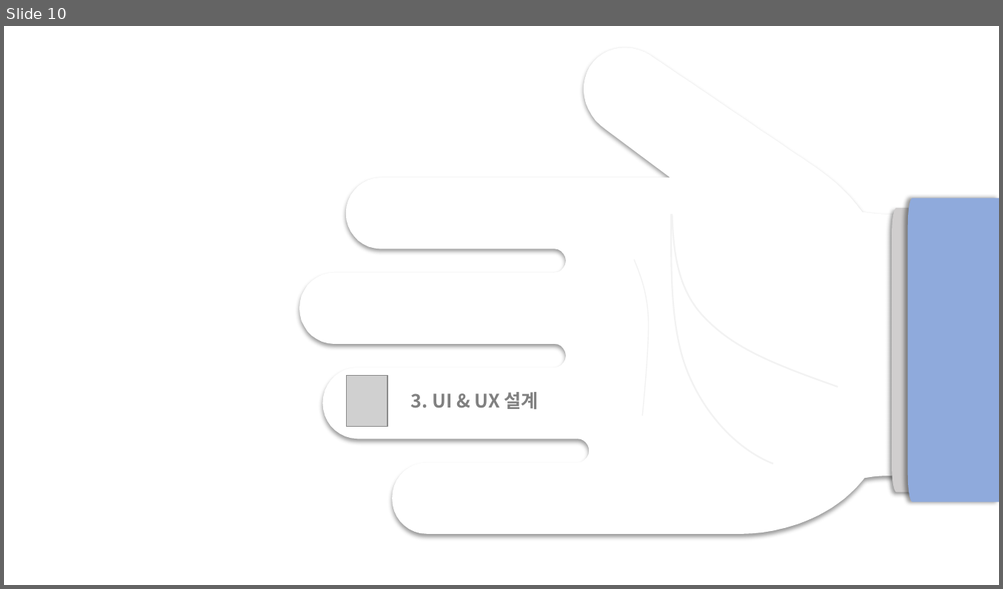
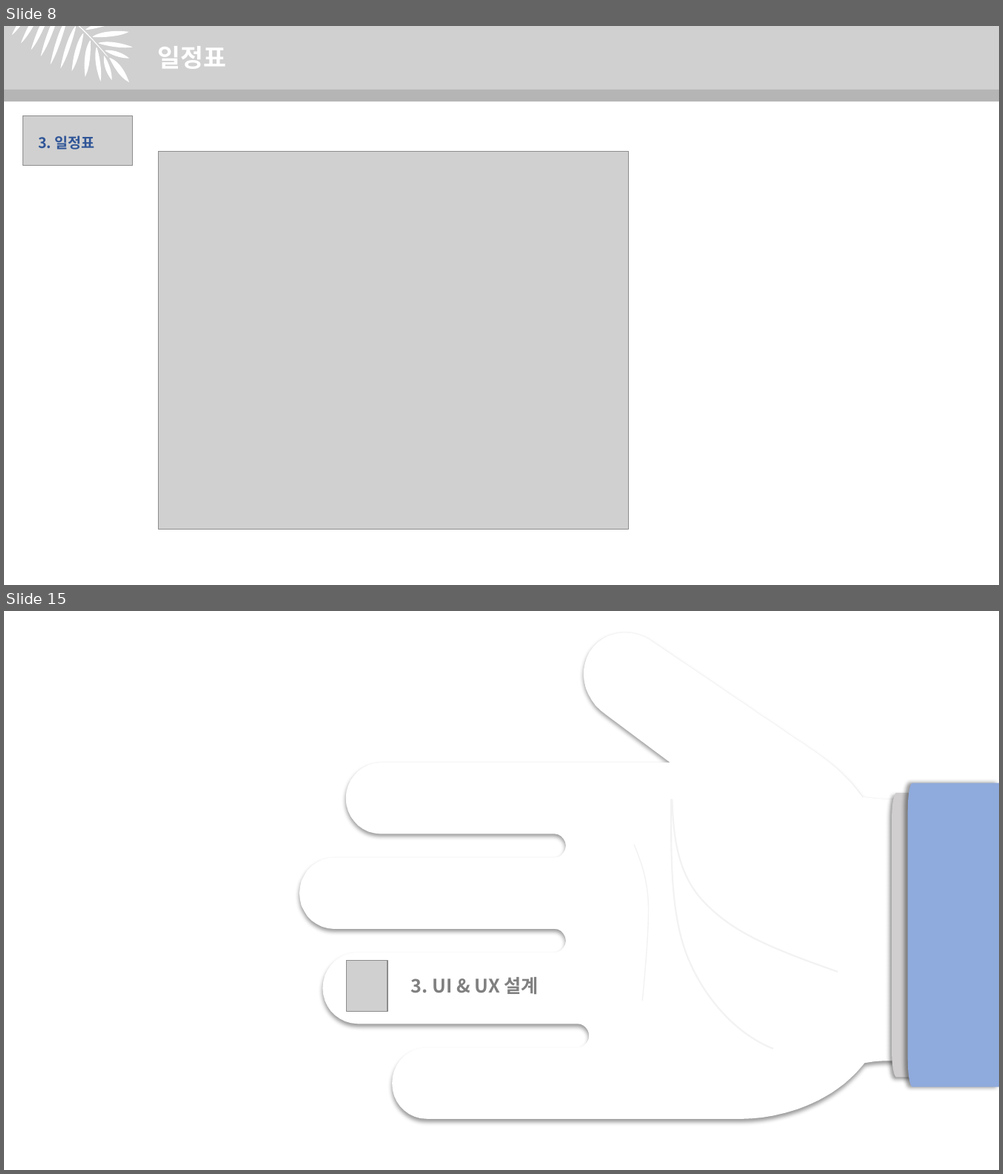
Before and after one commit to juhyeonjong2/EzenCompany, a slide deck: Documents/8. 발표/1. 중간발표/중간발표.pptx. Shown one above the other, each under a label of ours: slide 10 before the commit, slides 8 and 15 after it; the slides between them are not shown. The pictures are 1003x589 and 1003x1174 pixels, drawn with LibreOffice and Linux fonts; fonts in the diff are those of the drawing; grey boxes stand for pictures. Boxes give left, top, right and bottom in pixels: in the first picture for what was removed or moved away, otherwise in the second. Text is boxed around its words. In the diff, an @@ line names an element or a change of style, - is before the commit and + after.

```diff
--- a/Documents/8. 발표/1. 중간발표/중간발표.pptx
+++ b/Documents/8. 발표/1. 중간발표/중간발표.pptx
@@ slide 8 added at <box>4,26,999,585</box>, background #FFFFFF @@
@@ rectangle added at <box>4,27,999,101</box>, fill #84EBFC @@
@@ picture added at <box>4,26,999,101</box>, 24 pt, text #FFFFFF, bold @@
+      일정표
@@ freeform shape added at <box>4,26,132,82</box>, fill #FFFFFF @@
@@ rectangle added at <box>4,90,999,102</box>, fill #000000 at 13% opacity @@
@@ rectangle added at <box>4,102,999,105</box>, fill #FFFFFF @@
@@ picture added at <box>23,116,133,167</box> @@
@@ text added at <box>38,136,95,150</box>, 14 pt, text #2F5597, bold @@
+3. 일정표
@@ picture added at <box>159,151,628,530</box> @@
@@ what was slide 10 is now slide 15 @@
```
Also in this commit, not shown: 9 slides changed, 4 other slides added.
